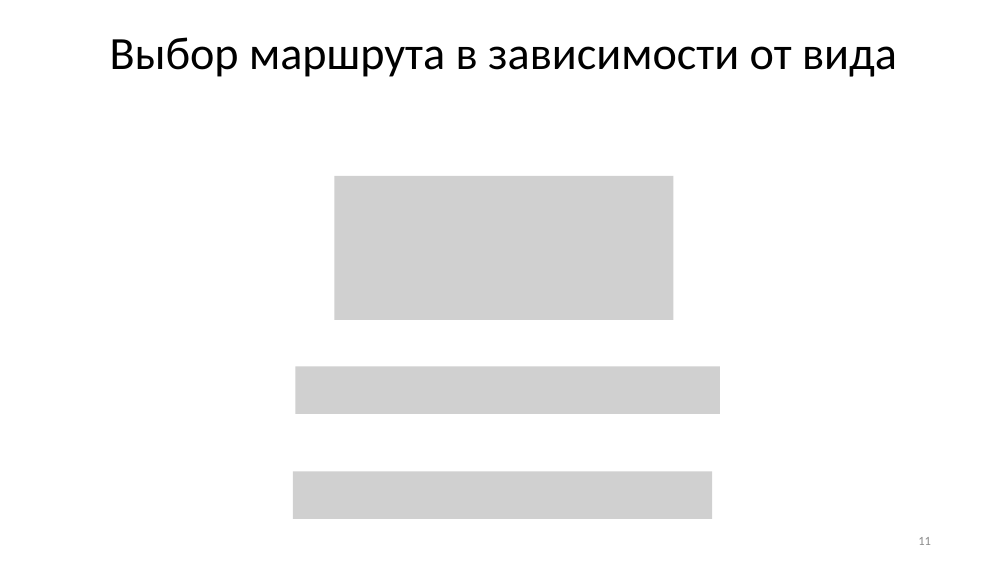
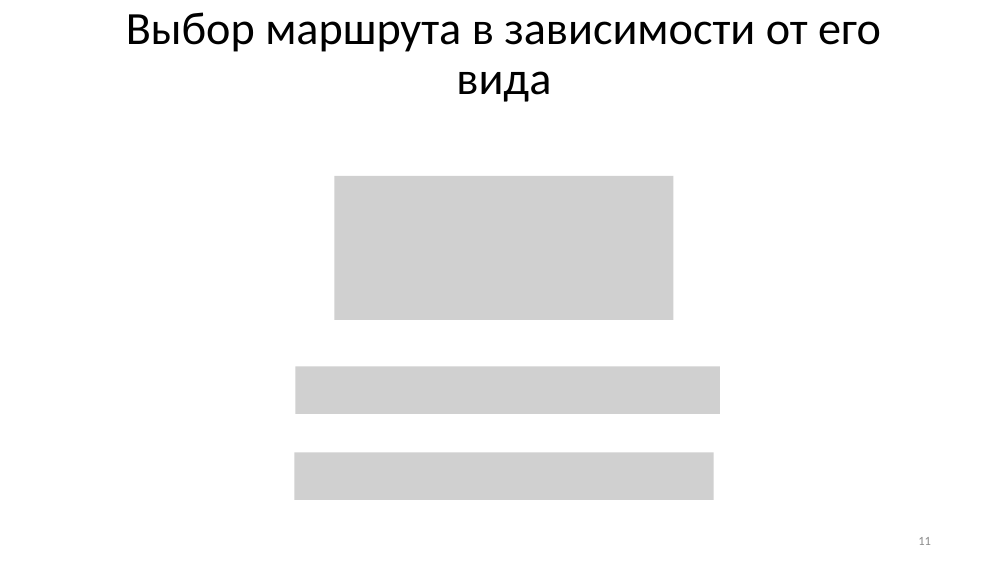
Before and after one commit to GorshkovNikita/Diploma, a slide deck: slide 11 of Documentation/Метод построения велосипедных маршрутов.pptx. Drawn at 1008x567 pixels with LibreOffice and Linux fonts; fonts in the diff are those of the drawing; grey boxes stand for pictures. Boxes give left, top, right and bottom in pixels: in the first picture for what was removed or moved away, otherwise in the second. Text is boxed around its words. In the diff, an @@ line names an element or a change of style, - is before the commit and + after.

```diff
--- a/Documentation/Метод построения велосипедных маршрутов.pptx
+++ b/Documentation/Метод построения велосипедных маршрутов.pptx
@@ text at box(126, 12, 881, 102): text changed @@
-Выбор маршрута в зависимости от вида
+Выбор маршрута в зависимости от его вида
@@ picture: place and size @@
-picture at box(293, 471, 712, 519)
+picture at box(294, 452, 713, 500)
```
Also in this commit, not shown: 6 other slides changed, 6 other files.
